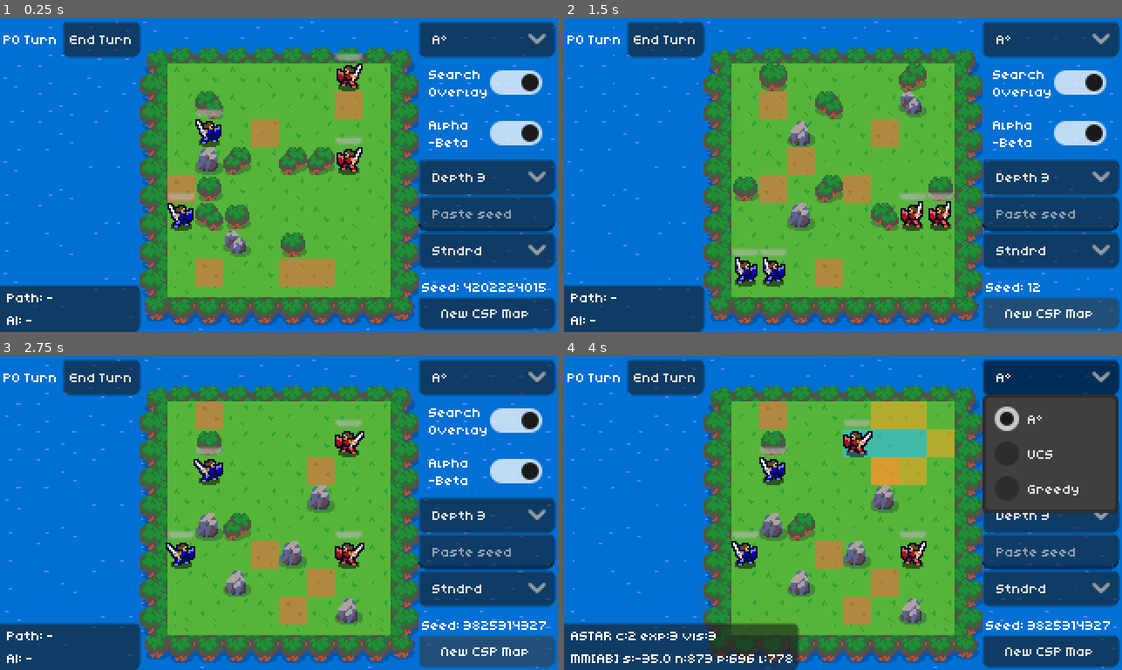
Above: before the commit, frames 1-4 (two rows, left to right).
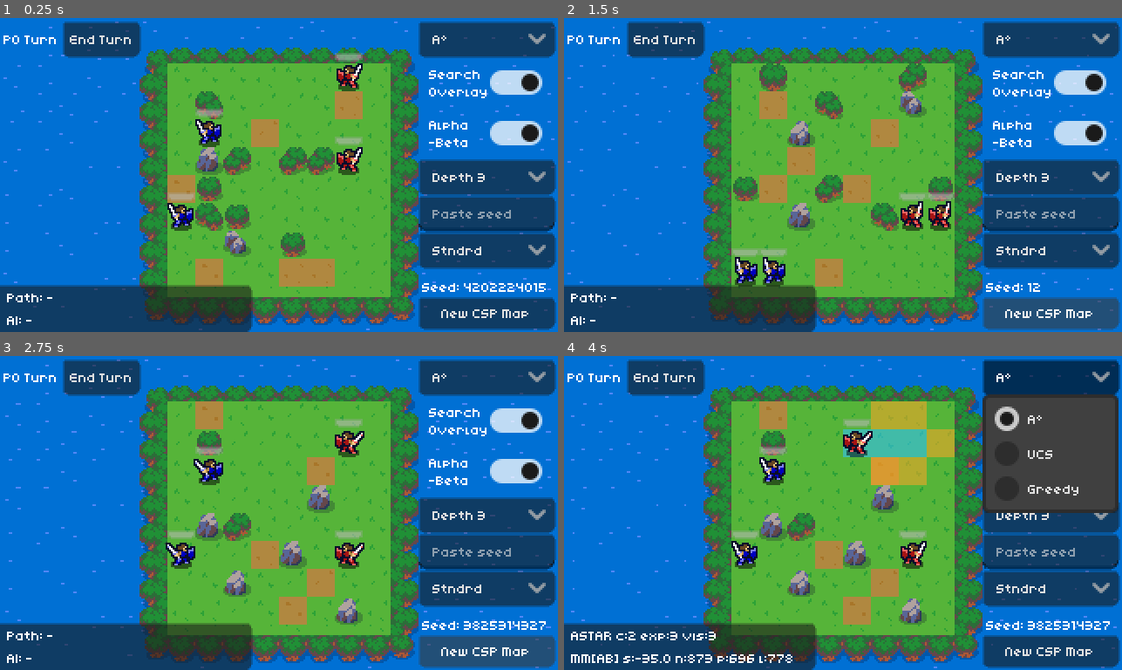
Above: after the commit, the same moments.

Repository: noor-shalaby/algo-knights
Game: Godot game, scene res://scenes/main.tscn
The game is run twice, just before and just after one commit, with the same random seed, the same clock (stepped at 60 frames per second) and the same inputs.
Inputs (mouse positions are in pixels of both pictures, inside the frame that each line leads up to):
- Up to frame 1 (0.25 s): no input
- Up to frame 2 (1.5 s): click (1049, 212) at 0.52 s; type "12" at 0.6 s; click "New CSP Map" at 1.25 s
- Up to frame 3 (2.75 s): click "New CSP Map" at 2 s
- Up to frame 4 (4 s): click "End Turn" at 2.75 s; click "A*" at 3.5 s

The runs differ from the first frame. In frame 1, 3.0% of the frame differs, in the area x 24-46%, y 85-100%; in frame 2, 3.0%; in frame 3, 3.0%; in frame 4, 0.5%.

Commit message:
style(hud): increase DebugPanel custom_minimum_size.x to fit anything

Diff:
--- a/scenes/main.tscn
+++ b/scenes/main.tscn
@@ -285,7 +285,7 @@
 
 [node name="Main" type="Node2D" unique_id=861547988]
 script = ExtResource("1_0wfyh")
-metadata/_edit_vertical_guides_ = [80.0, 224.0, 96.0, 240.0]
+metadata/_edit_vertical_guides_ = [80.0, 224.0, 96.0, 240.0, 144.0]
 metadata/_edit_horizontal_guides_ = [-84.0, -62.0]
 
 [node name="BackgroundWater" type="TileMapLayer" parent="." unique_id=869784721]
@@ -424,14 +424,14 @@
 text = "New CSP Map"
 
 [node name="DebugPanel" type="PanelContainer" parent="CanvasLayer/HUD" unique_id=1660389984]
-custom_minimum_size = Vector2(84, 0)
+custom_minimum_size = Vector2(148, 0)
 layout_mode = 1
 anchors_preset = 2
 anchor_top = 1.0
 anchor_bottom = 1.0
 offset_left = -4.0
 offset_top = -27.0
-offset_right = 80.0
+offset_right = 144.0
 grow_vertical = 0
 size_flags_horizontal = 0
 size_flags_vertical = 8
